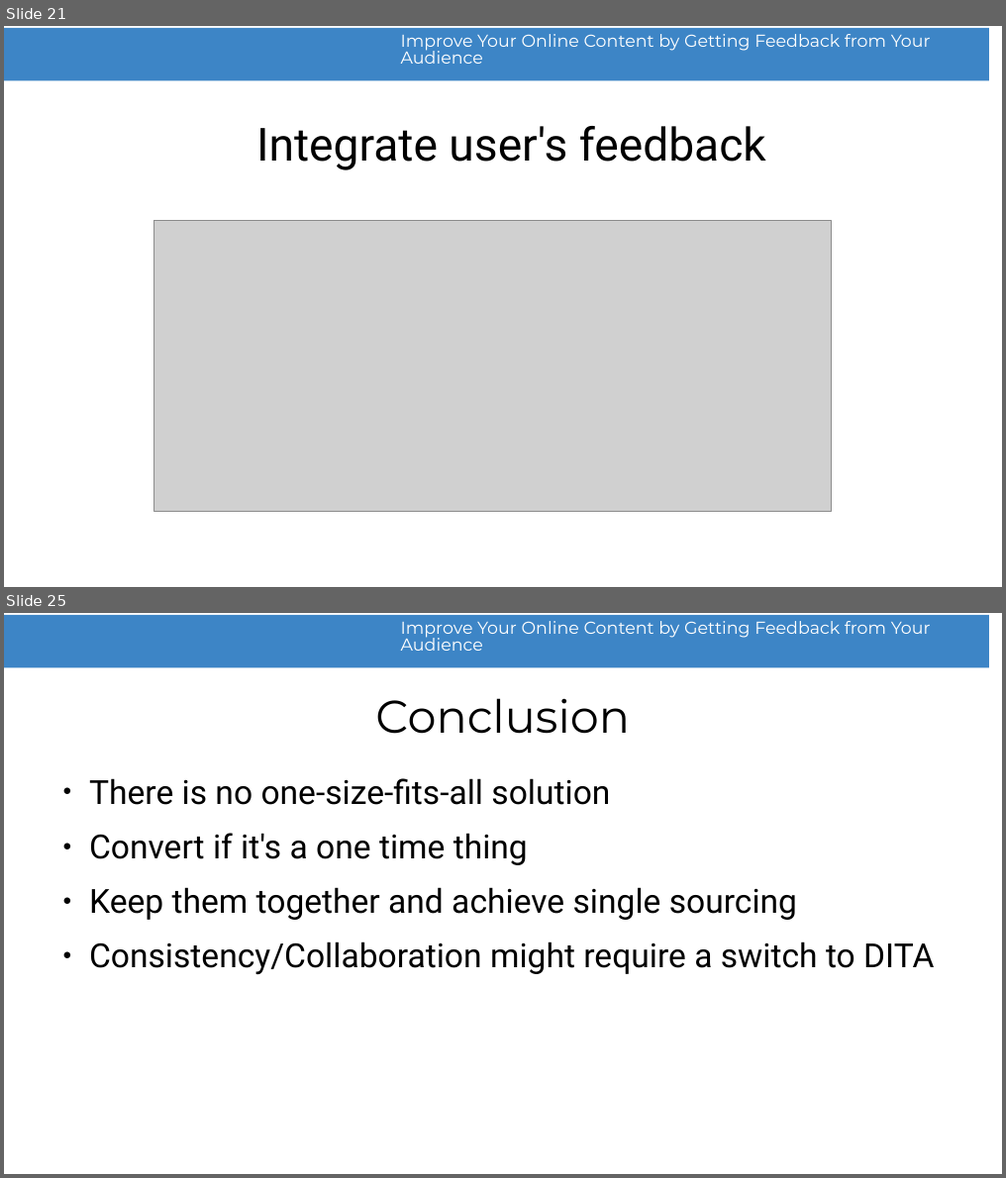
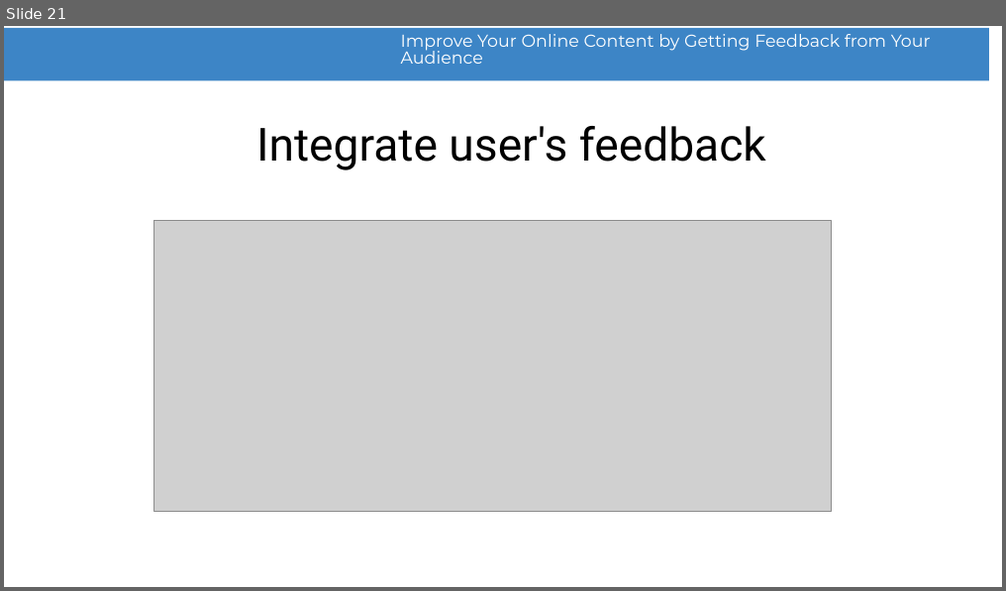
Before and after one commit to radu-pisoi/feedback-presentation, a slide deck: presentation/feedback-demo.odp. Shown one above the other, each under a label of ours: slides 21 and 25 before the commit, slide 21 after it; the slides between them are not shown. The pictures are 1006x1178 and 1006x591 pixels, drawn with LibreOffice and Linux fonts; fonts in the diff are those of the drawing; grey boxes stand for pictures; background and template pictures are left out. Boxes give left, top, right and bottom in pixels: in the first picture for what was removed or moved away, otherwise in the second. Text is boxed around its words. In the diff, an @@ line names an element or a change of style, - is before the commit and + after.

```diff
--- a/presentation/feedback-demo.odp
+++ b/presentation/feedback-demo.odp
@@ slide 25 removed at box(4, 613, 1002, 1174), background #FFFFFF; not listed: 2 template elements that a slide beside it also shows @@
@@ title removed at box(375, 698, 630, 734) @@
-Conclusion
@@ text removed at box(89, 778, 934, 974) @@
-● There is no one-size-fits-all solution
-● Convert if it's a one time thing
-● Keep them together and achieve single sourcing
-● Consistency/Collaboration might require a switch to DITA
```
Also in this commit, not shown: 1 slide changed, 4 slides added, 3 other slides removed.
